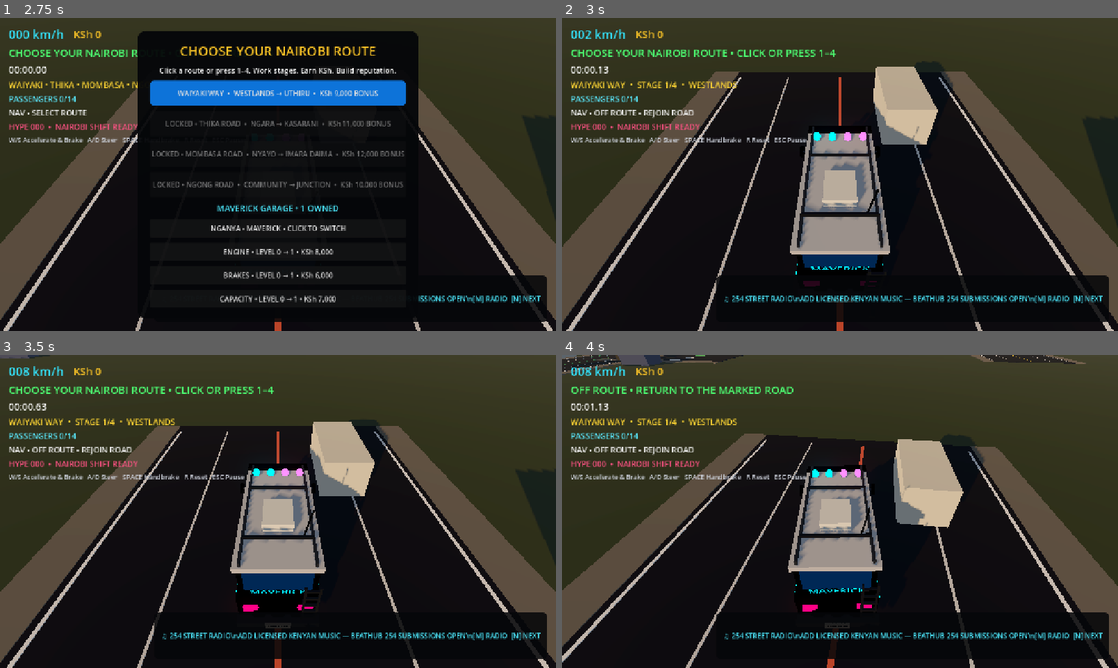
Above: before the commit, frames 1-4 (two rows, left to right).
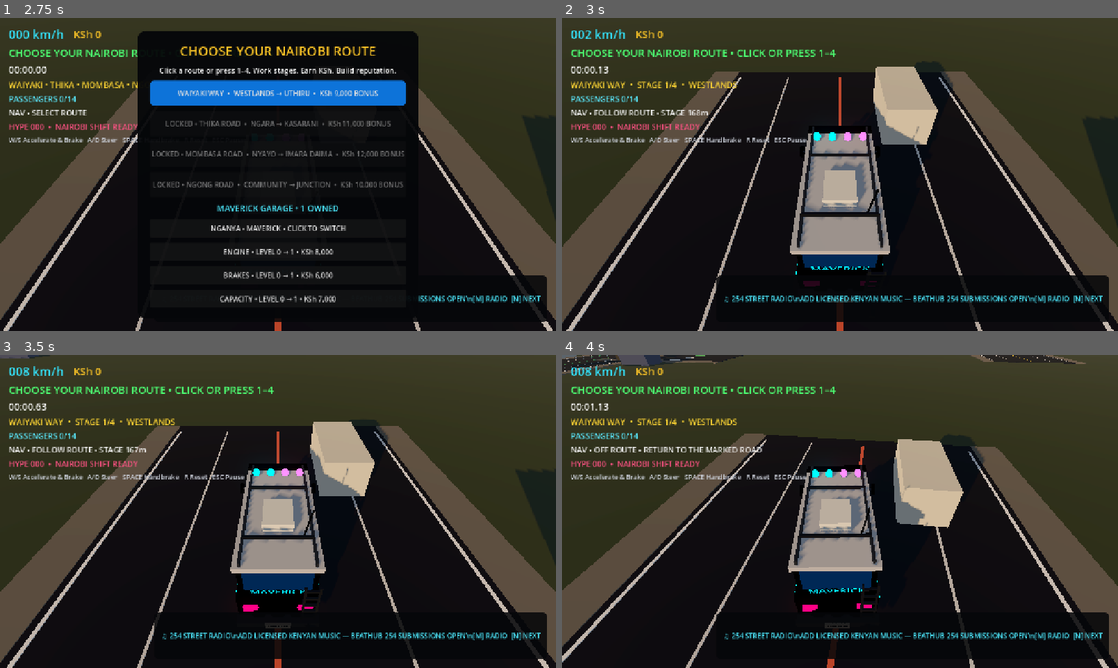
Above: after the commit, the same moments.

Repository: beathubonline-arch/Matatu-Mayhem
Game: Godot game, scene res://scenes/main/Main.tscn
Two runs of this game, one before a commit and one after it. Both use one fixed random seed, a clock stepped at 60 frames per second and the inputs below.
Inputs (mouse positions are in pixels of both pictures, inside the frame that each line leads up to):
- Up to frame 1 (2.75 s): tap A (steer_left) at 0.5, 1.25, 2 s; move the mouse to (400, 158) at 0.52 s; hold D (steer_right) 0.53-1.28 s; hold N (radio_next) 0.53-1.28 s; click (400, 158) at 0.67 s; move the mouse to (166, 190) at 1.27 s; hold S (brake) 1.28-2.03 s; tap M (radio_toggle) at 1.35 s; move the mouse to (333, 105) at 2.02 s; hold D (steer_right) from 2.03 s (still down); tap L at 2.1 s
- Up to frame 2 (3 s): tap A (steer_left) at 2.75 s; move the mouse to (812, 237) at 2.77 s; release D (steer_right) at 2.78 s; hold W (accelerate) from 2.78 s (still down); tap 1 at 2.85 s; click (812, 237) at 2.92 s
- Up to frame 3 (3.5 s): keep holding W (accelerate)
- Up to frame 4 (4 s): move the mouse to (1006, 558) at 3.52 s; release W (accelerate) at 3.53 s; hold A (steer_left) from 3.53 s (still down); tap 2 at 3.6 s

Frame 1 is identical in both runs. In frame 2, 0.3% of the frame differs, in the area x 5-27%, y 29-32%; in frame 3, 0.3%; in frame 4, 1.0%, in the area x 2-50%, y 10-32%.

Commit message:
Prioritize off-route recovery in navigation HUD

Diff:
--- a/scripts/gameplay/CorridorServiceManager.gd
+++ b/scripts/gameplay/CorridorServiceManager.gd
@@ -114,14 +114,16 @@
 	var off_route := nearest_distance > 18.0
 	if off_route:
 		_off_route_time += delta
-		if _off_route_time > 1.0:
-			service_progress.emit("OFF ROUTE • RETURN TO THE MARKED ROAD")
 	else:
 		_off_route_time = 0.0
 	var progress := int(clampf(float(route_point_index) / float(maxi(route_points.size() - 1, 1)), 0.0, 1.0) * 100.0)
 	route_progress_changed.emit(progress, off_route)
-	if absf(rad_to_deg(turn_angle)) > 22.0 and player.global_position.distance_to(nav_target) < 32.0:
+	if _off_route_time > 1.0:
+		maneuver_changed.emit("OFF ROUTE • RETURN TO THE MARKED ROAD")
+	elif absf(rad_to_deg(turn_angle)) > 22.0 and player.global_position.distance_to(nav_target) < 32.0:
 		maneuver_changed.emit(("TURN LEFT" if turn_angle > 0.0 else "TURN RIGHT") + " • %dm" % int(player.global_position.distance_to(nav_target)))
+	else:
+		maneuver_changed.emit("FOLLOW ROUTE • STAGE %dm" % int(distance))
 	if distance > 7.0:
 		dwell = 0.0
 		if distance < 28.0:
